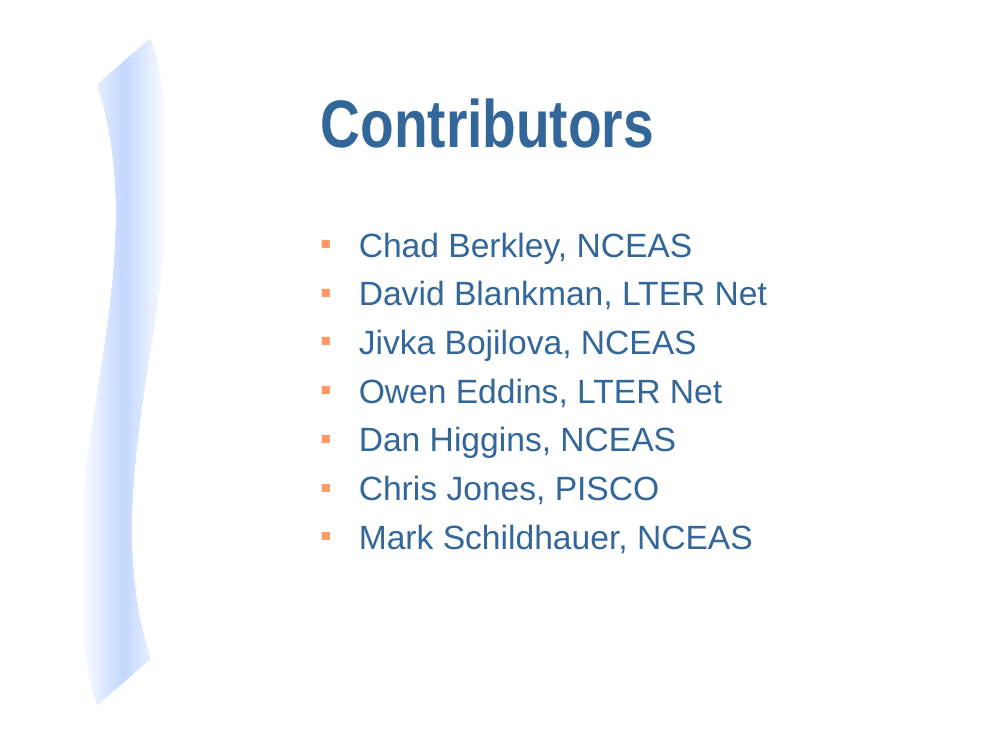
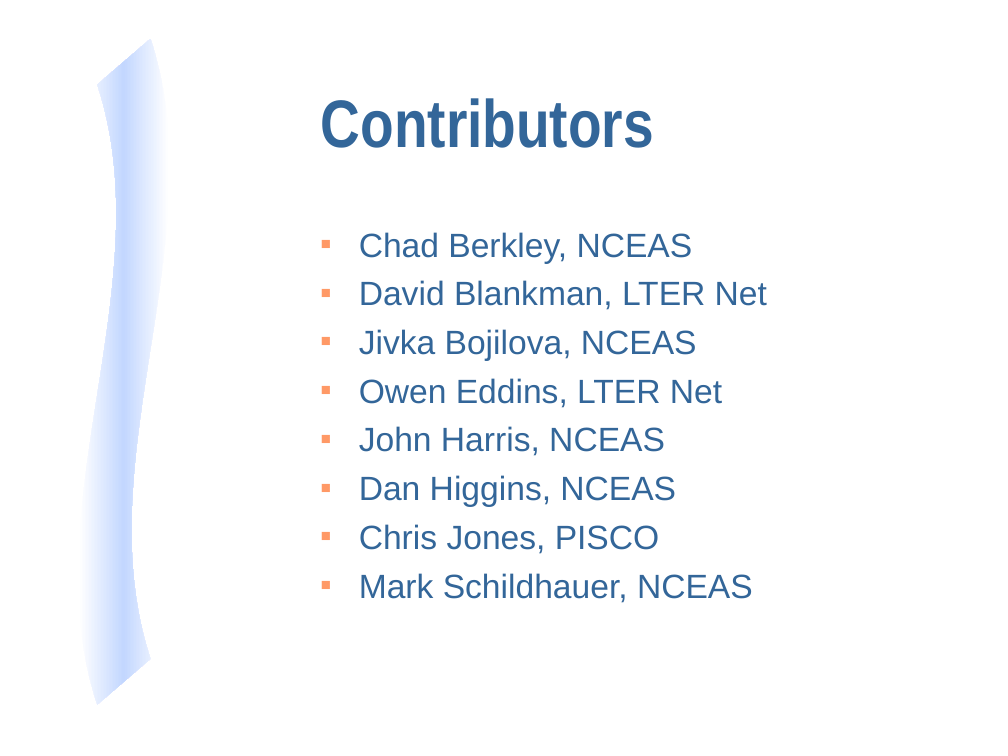
Before and after one commit to NCEAS/eml, a slide deck: slide 2 of display/eml-overview-200010402.ppt. Drawn at 1008x756 pixels with LibreOffice and Linux fonts; fonts in the diff are those of the drawing. Boxes give left, top, right and bottom in pixels: in the first picture for what was removed or moved away, otherwise in the second. Text is boxed around its words. In the diff, an @@ line names an element or a change of style, - is before the commit and + after.

```diff
--- a/display/eml-overview-200010402.ppt
+++ b/display/eml-overview-200010402.ppt
@@ text at box(359, 426, 665, 456): paragraph added @@
+■ John Harris, NCEAS
```
Also in this commit, not shown: 5 other slides changed, 14 slides added, 1 slide removed.
